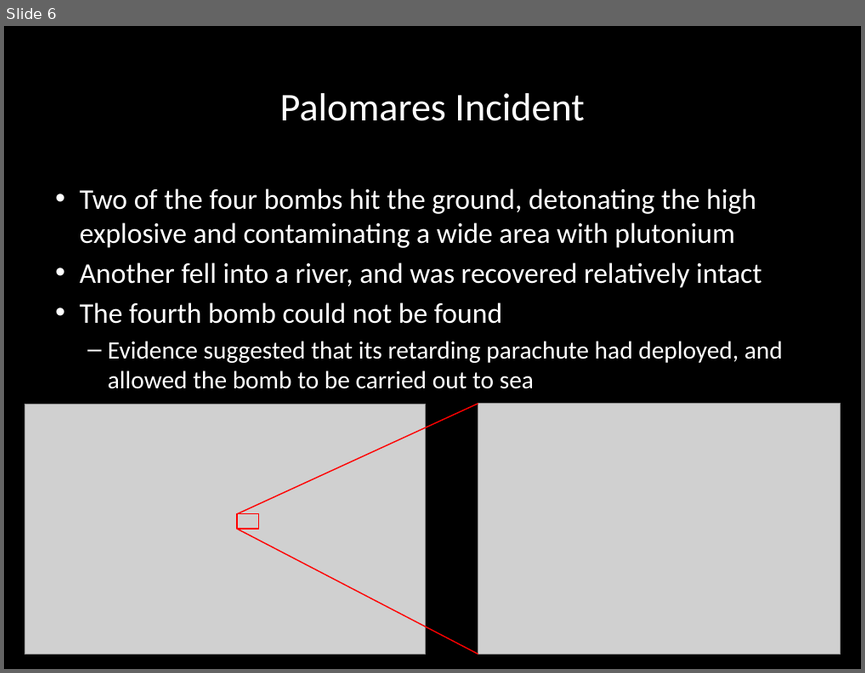
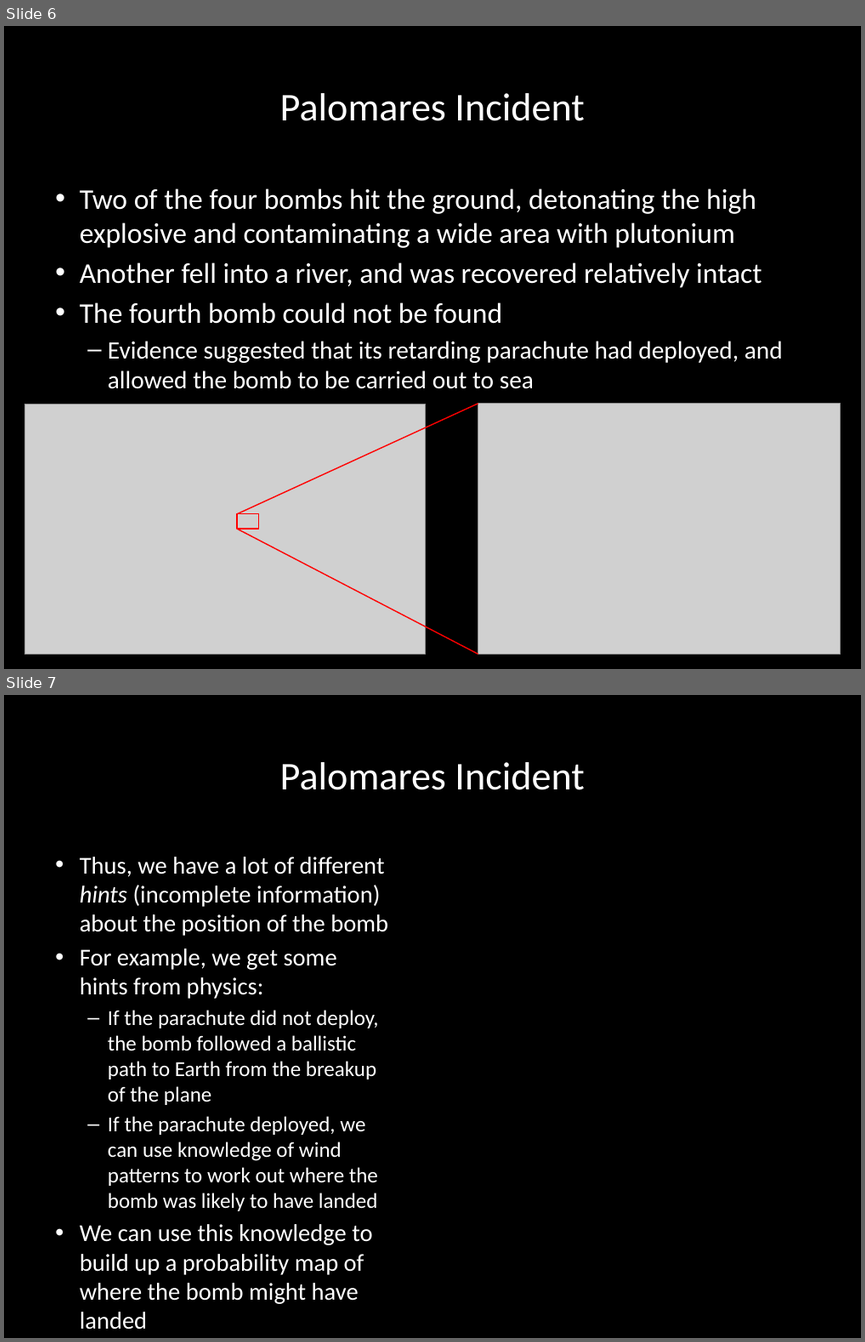
Before and after one commit to carlosgj/FRC-Training, a slide deck: Bayes.pptx. Shown one above the other, each under a label of ours: slide 6 before the commit, slides 6 and 7 after it. The pictures are 865x673 and 865x1342 pixels, drawn with LibreOffice and Linux fonts; fonts in the diff are those of the drawing; grey boxes stand for pictures; background and template pictures are left out. Boxes give left, top, right and bottom in pixels: in the first picture for what was removed or moved away, otherwise in the second. Text is boxed around its words. In the diff, an @@ line names an element or a change of style, - is before the commit and + after.

```diff
--- a/Bayes.pptx
+++ b/Bayes.pptx
@@ slide 7 added at (4, 695, 861, 1338), background #000000 @@
@@ title added at (280, 762, 584, 790), 33 pt, text #FFFFFF @@
+Palomares Incident
@@ text added at (80, 857, 388, 1329), 20.4 pt, text #FFFFFF @@
+• Thus, we have a lot of different hints (incomplete information) about the position of the bomb
+• For example, we get some hints from physics:
+  – If the parachute did not deploy, the bomb followed a ballistic path to Earth from the breakup of the plane
+  – If the parachute deployed, we can use knowledge of wind patterns to work out where the bomb was likely to have landed
+• We can use this knowledge to build up a probability map of where the bomb might have landed
```
Also in this commit, not shown: 1 other slide added.
